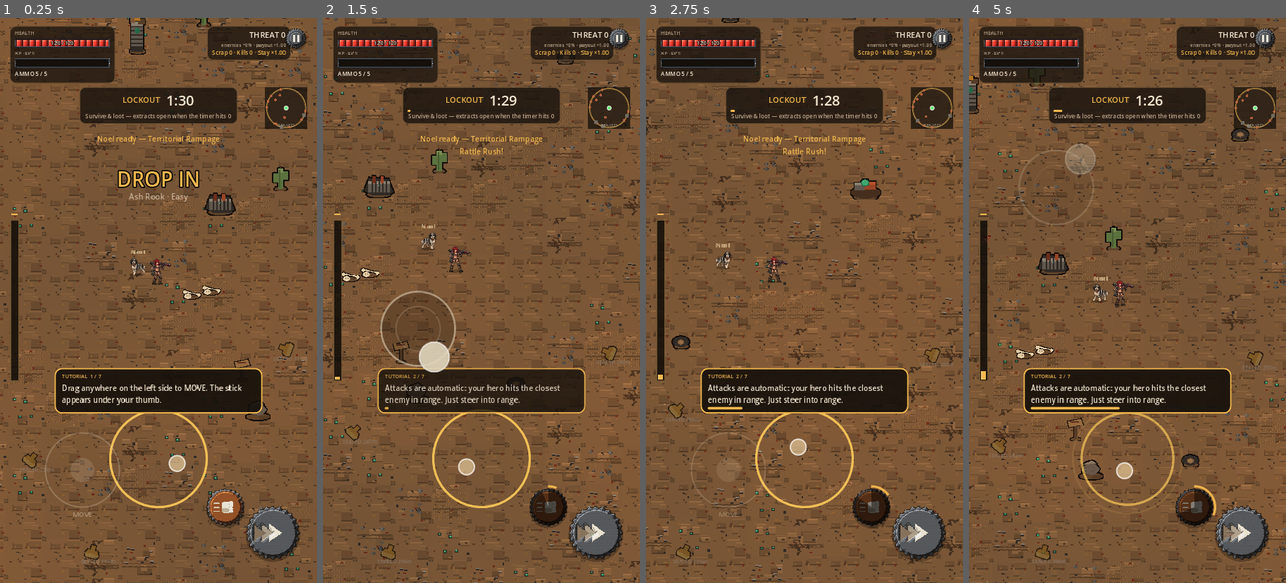
Above: before the commit, frames 1-4 (left to right).
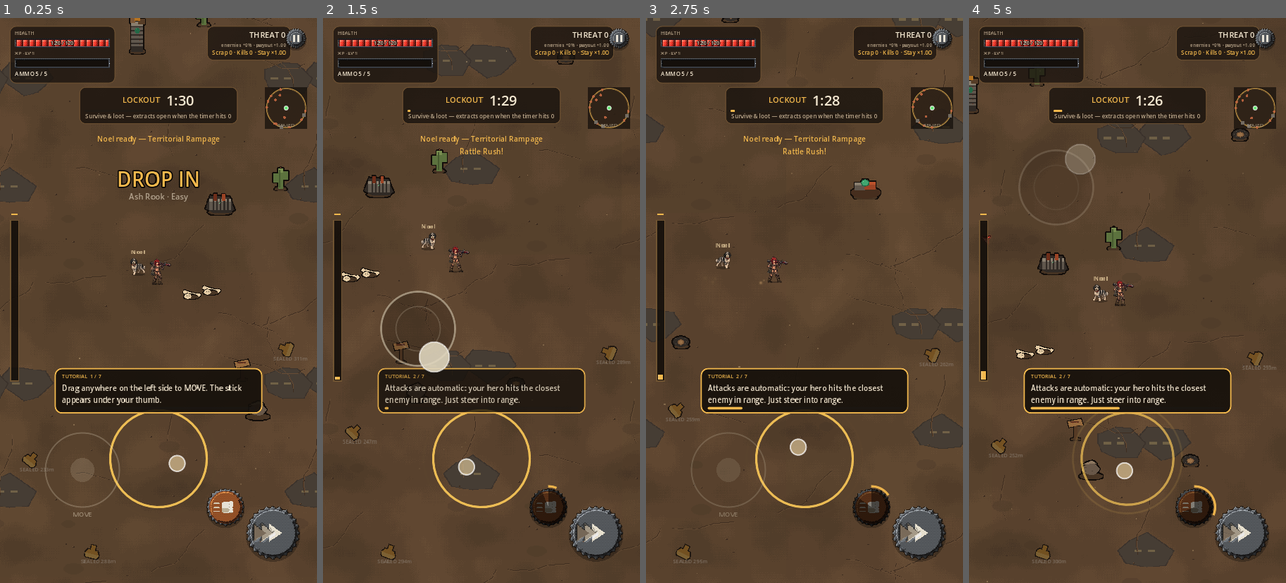
Above: after the commit, the same moments.

Repository: zwoodjr/sprite-lane
Game: Godot game, scene res://scenes/match/match.tscn
Two runs of this game, one before a commit and one after it. Both use one fixed random seed, a clock stepped at 60 frames per second and the inputs below. This scene is started directly instead of the project's main scene.
Inputs (mouse positions are in pixels of both pictures, inside the frame that each line leads up to):
- Up to frame 1 (0.25 s): no input
- Up to frame 2 (1.5 s): move the mouse to (551, 272) at 0.52 s; hold D (move_right) 0.53-1.25 s; tap Q (ability) at 0.6 s; click (551, 272) at 0.67 s; drag from (418, 328) to (465, 413) at 1.27 s
- Up to frame 3 (2.75 s): move the mouse to (836, 176) at 2.02 s; hold D (move_right) from 2.03 s (still down); tap E (interact) at 2.1 s
- Up to frame 4 (5 s): release D (move_right) at 2.75 s; drag from (1111, 413) to (1032, 215) at 2.77 s; move the mouse to (1222, 385) at 3.52 s; hold A (move_left) 3.53-4.25 s; tap Space (dash) at 3.6 s; drag from (1032, 215) to (1079, 159) at 4.27 s

The runs differ from the first frame. In frame 1, 64% of the frame differs, in the area x 0-100%, y 0-100%; in frame 2, 63%; in frame 3, 67%; in frame 4, 65%.

Commit message:
Quiet ground: seamless low-contrast 512px texture per chunk
Replaces the speckled 64px tile mix so heroes, mobs and pickups pop off the
floor. Props and landmarks unchanged.

Co-Authored-By: Claude Opus 5.5 <noreply@anthropic.com>
Claude-Session: https://claude.ai/code/session_01STLULqLnwi5WFZbuYaAjZ9

Diff:
--- a/game/scripts/world/wasteland_chunk.gd
+++ b/game/scripts/world/wasteland_chunk.gd
@@ -1,13 +1,12 @@
 class_name WastelandChunk
 extends Node2D
 
-## Draws a dust tile grid for one chunk (batched _draw for mobile perf).
+## Draws the quiet ground texture for one 512 px chunk.
 
 var _tiles: Array[Texture2D] = []
 var _coord: Vector2i
 var _run_seed: int = 1
 var _noise: FastNoiseLite
-const TILE := 64
 const CHUNK_SIZE := 512
 
 
@@ -23,19 +22,13 @@
 	if _tiles.is_empty():
 		draw_rect(Rect2(Vector2.ZERO, Vector2(CHUNK_SIZE, CHUNK_SIZE)), Color(0.28, 0.20, 0.14))
 		return
-	var n := int(CHUNK_SIZE / TILE)
-	for x in range(n):
-		for y in range(n):
-			var h := ((_coord.x * 73856093) ^ (_coord.y * 19349663) ^ (x * 83492791) ^ (y * 5039) ^ _run_seed) & 0x7fffffff
-			## Mostly plain tiles; detail tiles sprinkled in.
-			var idx := 0 if (h % 100) < 55 else h % _tiles.size()
-			var tex := _tiles[idx]
-			## Large soft patches (darker hardpan / pale sand) break up the grid.
-			var tint := Color.WHITE
-			if _noise:
-				var wx := float(_coord.x * CHUNK_SIZE + x * TILE)
-				var wy := float(_coord.y * CHUNK_SIZE + y * TILE)
-				var nz := _noise.get_noise_2d(wx, wy)
-				var k := 1.0 + nz * 0.09
-				tint = Color(k, k * (1.0 - nz * 0.03), k * (1.0 - nz * 0.06))
-			draw_texture(tex, Vector2(x * TILE, y * TILE), tint)
+	## One seamless low-contrast 512 px texture per chunk (1:1 world scale) so
+	## heroes, mobs and pickups pop off the floor. A very gentle large-scale
+	## tint (from terrain noise) keeps it from reading as a repeating grid.
+	var tint := Color.WHITE
+	if _noise:
+		var c := Vector2(_coord.x * CHUNK_SIZE + CHUNK_SIZE * 0.5, _coord.y * CHUNK_SIZE + CHUNK_SIZE * 0.5)
+		var nz := _noise.get_noise_2d(c.x, c.y)
+		var k := 1.0 + nz * 0.04
+		tint = Color(k, k, k * (1.0 - nz * 0.02))
+	draw_texture(_tiles[0], Vector2.ZERO, tint)
--- a/game/scripts/world/wasteland_world.gd
+++ b/game/scripts/world/wasteland_world.gd
@@ -53,8 +53,8 @@
 
 func _load_textures() -> void:
 	_tile_tex.clear()
-	for i in range(6):
-		_tile_tex.append(load("res://assets/sprites/tiles/ground_%d.png" % i) as Texture2D)
+	## Quiet seamless ground (512 px = one chunk). Old speckled tiles retired.
+	_tile_tex.append(load("res://assets/sprites/tiles/ground_quiet_big.png") as Texture2D)
 	_decor.clear()
 	for n in [
 		"rock_small", "rock_small", "rock_large", "dead_bush", "dead_bush",
Binary file removed: game/assets/sprites/tiles/dust_0.png
Not shown, removed: game/assets/sprites/tiles/dust_0.png.import
Binary file removed: game/assets/sprites/tiles/dust_1.png
Not shown, removed: game/assets/sprites/tiles/dust_1.png.import
Binary file removed: game/assets/sprites/tiles/dust_2.png
Not shown, removed: game/assets/sprites/tiles/dust_2.png.import
Binary file removed: game/assets/sprites/tiles/dust_3.png
Binary file removed: game/assets/sprites/tiles/ground_0.png
Not shown, removed: game/assets/sprites/tiles/ground_0.png.import
Binary file removed: game/assets/sprites/tiles/ground_1.png
Not shown, removed: game/assets/sprites/tiles/ground_1.png.import
Binary file removed: game/assets/sprites/tiles/ground_2.png
(and 9 more such lines)
